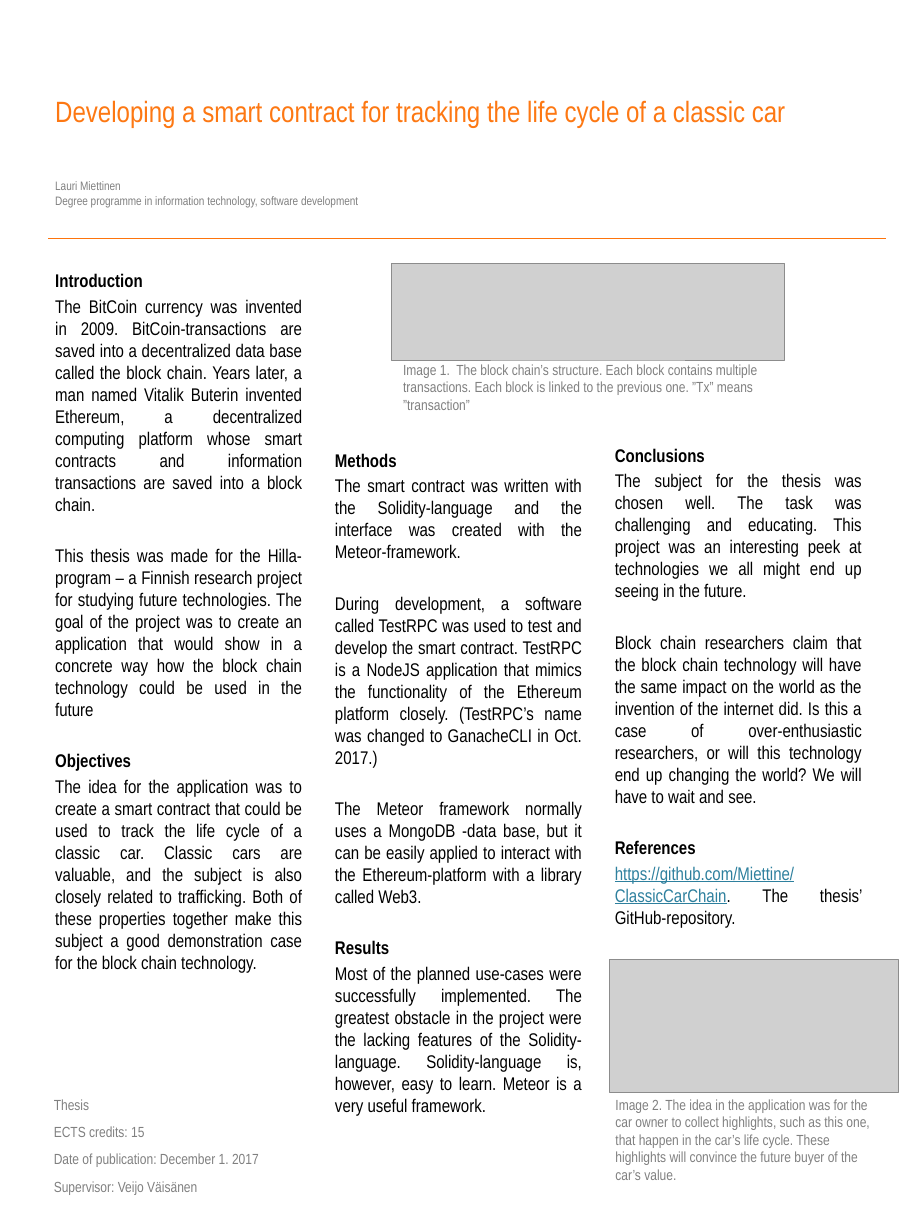
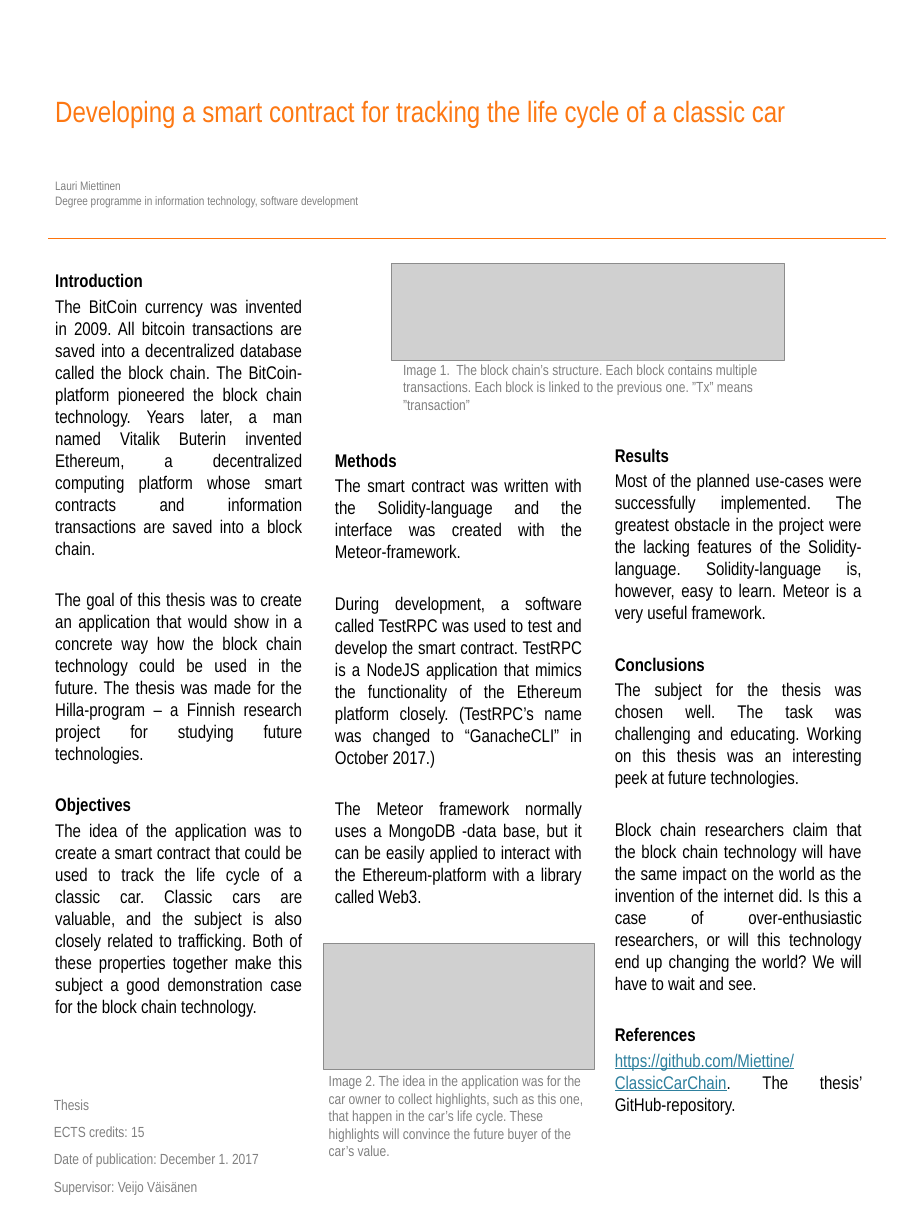
Before and after one commit to Miettine/ClassicCarChain, a slide deck: slide 1 of Dokumentaatio/miettinen-lauri-thesis-poster.pptx. Drawn at 924x1232 pixels with LibreOffice and Linux fonts; fonts in the diff are those of the drawing; grey boxes stand for pictures; background and template pictures are left out. Boxes give left, top, right and bottom in pixels: in the first picture for what was removed or moved away, otherwise in the second. Text is boxed around its words. In the diff, an @@ line names an element or a change of style, - is before the commit and + after.

Commit message:
Posteri

```diff
--- a/Dokumentaatio/miettinen-lauri-thesis-poster.pptx
+++ b/Dokumentaatio/miettinen-lauri-thesis-poster.pptx
@@ text at bbox=[55, 299, 303, 764]: text changed @@
-The BitCoin currency was invented in 2009. BitCoin-transactions are saved into a decentralized data base called the block chain. Years later, a man named Vitalik Buterin invented Ethereum, a decentralized computing platform whose smart contracts and information transactions are saved into a block chain.
-This thesis was made for the Hilla-program – a Finnish research project for studying future technologies. The goal of the project was to create an application that would show in a concrete way how the block chain technology could be used in the future
+The BitCoin currency was invented in 2009. All bitcoin transactions are saved into a decentralized database called the block chain. The BitCoin-platform pioneered the block chain technology. Years later, a man named Vitalik Buterin invented Ethereum, a decentralized computing platform whose smart contracts and information transactions are saved into a block chain.
+The goal of this thesis was to create an application that would show in a concrete way how the block chain technology could be used in the future. The thesis was made for the Hilla-program – a Finnish research project for studying future technologies.
@@ text at bbox=[615, 448, 862, 623]: paragraphs added @@
+Results
+Most of the planned use-cases were successfully implemented. The greatest obstacle in the project were the lacking features of the Solidity-language. Solidity-language is, however, easy to learn. Meteor is a very useful framework.
@@ text at bbox=[335, 596, 582, 768]: text changed @@
-During development, a software called TestRPC was used to test and develop the smart contract. TestRPC is a NodeJS application that mimics the functionality of the Ethereum platform closely. (TestRPC’s name was changed to GanacheCLI in Oct. 2017.)
+During development, a software called TestRPC was used to test and develop the smart contract. TestRPC is a NodeJS application that mimics the functionality of the Ethereum platform closely. (TestRPC’s name was changed to “GanacheCLI” in October 2017.)
@@ text at bbox=[615, 682, 862, 788]: text changed @@
-The subject for the thesis was chosen well. The task was challenging and educating. This project was an interesting peek at technologies we all might end up seeing in the future.
+The subject for the thesis was chosen well. The task was challenging and educating. Working on this thesis was an interesting peek at future technologies.
@@ text at bbox=[55, 823, 303, 1017]: text changed @@
-The idea for the application was to create a smart contract that could be used to track the life cycle of a classic car. Classic cars are valuable, and the subject is also closely related to trafficking. Both of these properties together make this subject a good demonstration case for the block chain technology.
+The idea of the application was to create a smart contract that could be used to track the life cycle of a classic car. Classic cars are valuable, and the subject is also closely related to trafficking. Both of these properties together make this subject a good demonstration case for the block chain technology.
@@ picture: place and size @@
-picture at bbox=[610, 959, 898, 1093]
+picture at bbox=[323, 943, 594, 1069]
@@ text at bbox=[335, 940, 582, 1116]: paragraphs removed @@
-Results
-Most of the planned use-cases were successfully implemented. The greatest obstacle in the project were the lacking features of the Solidity-language. Solidity-language is, however, easy to learn. Meteor is a very useful framework.
@@ text "Image 2. The idea in ...": place and size @@
-text "Image 2. The idea in ..." at bbox=[615, 1099, 869, 1180]
+text "Image 2. The idea in ..." at bbox=[329, 1075, 583, 1156]
```
